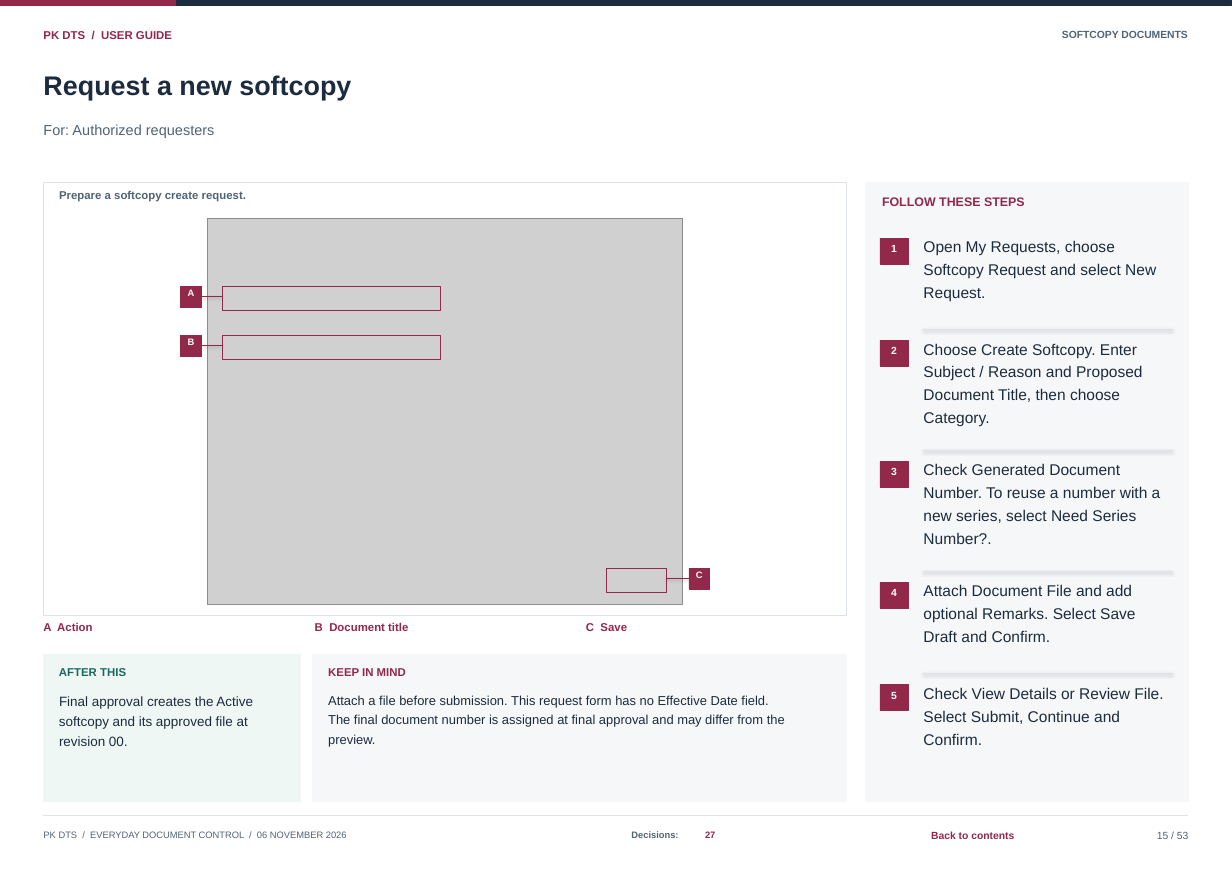
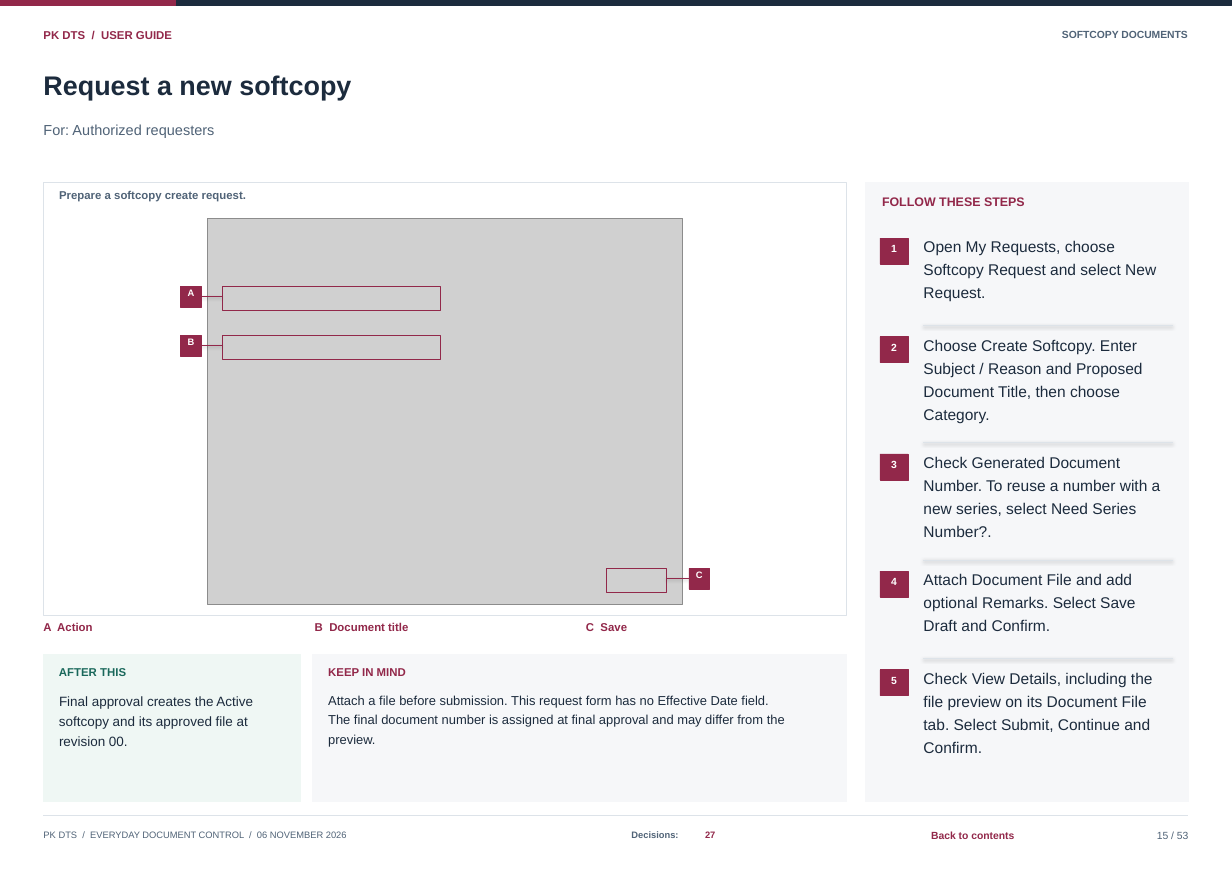
Before and after one commit to curib123/pk_document_tracking_system, a slide deck: slide 15 of docs/system-documentation/PK_DTS_User_Guide.pptx. Drawn at 1232x872 pixels with LibreOffice and Linux fonts; fonts in the diff are those of the drawing; grey boxes stand for pictures. Boxes give left, top, right and bottom in pixels: in the first picture for what was removed or moved away, otherwise in the second. Text is boxed around its words. In the diff, an @@ line names an element or a change of style, - is before the commit and + after.

```diff
--- a/docs/system-documentation/PK_DTS_User_Guide.pptx
+++ b/docs/system-documentation/PK_DTS_User_Guide.pptx
@@ 7 texts, 2 lines, 2 rectangles: place and size @@
-7 texts, 2 lines, 2 rectangles at box(880, 329, 1173, 544)
+7 texts, 2 lines, 2 rectangles at box(880, 325, 1173, 537)
@@ 5 texts, 1 line, 1 rectangle: place and size @@
-5 texts, 1 line, 1 rectangle at box(880, 463, 1173, 642)
+5 texts, 1 line, 1 rectangle at box(880, 456, 1173, 631)
@@ 1 text, 1 line, 1 rectangle: place and size @@
-1 text, 1 line, 1 rectangle at box(880, 673, 1173, 710)
+1 text, 1 line, 1 rectangle at box(880, 658, 1173, 695)
@@ text at box(923, 672, 1153, 687): text changed @@
-Check View Details or Review File.
+Check View Details, including the
@@ text at box(923, 718, 1150, 732): text changed @@
-Select Submit, Continue and
+tab. Select Submit, Continue and
@@ text added at box(923, 695, 1147, 710), 15 pt, text #1C2B3D @@
+file preview on its Document File
@@ text "Confirm.": place and size @@
-text "Confirm." at box(923, 733, 982, 745)
+text "Confirm." at box(923, 741, 982, 753)
```
Also in this commit, not shown: 23 other slides changed, 22 other files.
